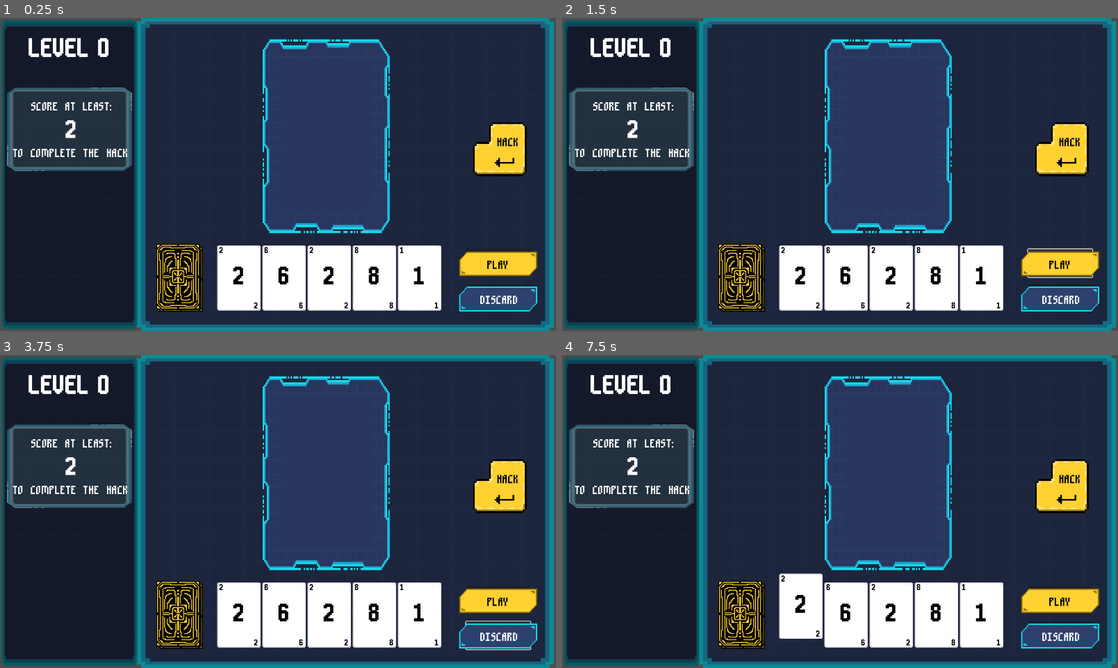
Above: before the commit, frames 1-4 (two rows, left to right).
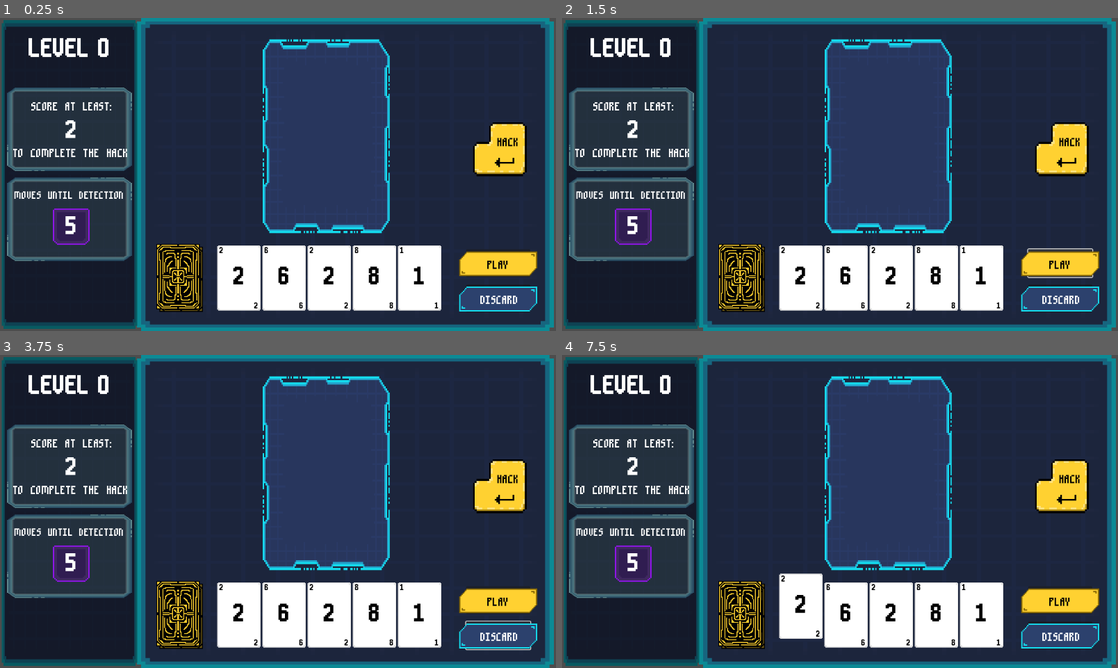
Above: after the commit, the same moments.

Repository: hd2802/stack-demon
Game: Godot game, scene res://_Scenes/level.tscn
The game is run twice, just before and just after one commit, with the same random seed, the same clock (stepped at 60 frames per second) and the same inputs.
Inputs (mouse positions are in pixels of both pictures, inside the frame that each line leads up to):
- Up to frame 1 (0.25 s): no input
- Up to frame 2 (1.5 s): click "DISCARD" at 0.5 s; click "PLAY" at 1.25 s
- Up to frame 3 (3.75 s): click "PLAY" at 2 s; click "HACK" at 2.75 s; click "DISCARD" at 3.5 s
- Up to frame 4 (7.5 s): click "HACK" at 4.25 s; click "PLAY" at 5 s; click "DISCARD" at 5.75 s; click "HACK" at 6.5 s; tap Enter at 7.25 s; move the mouse to (801, 614) at 7.27 s; click (801, 614) at 7.42 s

The runs differ from the first frame. In frame 1, 2.3% of the frame differs, in the area x 1-24%, y 50-78%; in frame 2, 2.3%; in frame 3, 2.3%; in frame 4, 2.3%.

Commit message:
feat: add move counter

Diff:
--- a/_Scenes/level.tscn
+++ b/_Scenes/level.tscn
@@ -15,6 +15,8 @@
 [ext_resource type="Script" path="res://_Scripts/Target/target.gd" id="8_a82j4"]
 [ext_resource type="Script" path="res://_Scripts/Deck/deck.gd" id="14_8gfyp"]
 [ext_resource type="Texture2D" uid="uid://daxmqeqlsy35q" path="res://Assets/Sprites/deck.png" id="14_p3q1b"]
+[ext_resource type="Script" path="res://_Scripts/Moves/moves.gd" id="16_do005"]
+[ext_resource type="Texture2D" uid="uid://btbvabwt5xyfm" path="res://Assets/Sprites/UI_Hologram_Slot_Available_02a.png" id="16_mna31"]
 
 [sub_resource type="StyleBoxEmpty" id="StyleBoxEmpty_o3wyf"]
 
@@ -42,6 +44,12 @@
 [node name="TargetPanel" type="Sprite2D" parent="."]
 modulate = Color(0.552956, 0.552956, 0.552956, 1)
 position = Vector2(160, 256)
+scale = Vector2(3, 2)
+texture = ExtResource("3_hi0id")
+
+[node name="MovesPanel" type="Sprite2D" parent="."]
+modulate = Color(0.552956, 0.552956, 0.552956, 1)
+position = Vector2(160, 463)
 scale = Vector2(3, 2)
 texture = ExtResource("3_hi0id")
 
@@ -207,6 +215,45 @@
 position = Vector2(50, 75)
 texture = ExtResource("14_p3q1b")
 
+[node name="MovesLabel" type="Label" parent="."]
+offset_left = 22.0
+offset_top = 377.0
+offset_right = 297.0
+offset_bottom = 431.0
+theme = ExtResource("7_5tmqg")
+theme_override_font_sizes/font_size = 46
+text = "MOVES UNTIL DETECTION"
+horizontal_alignment = 1
+vertical_alignment = 1
+
+[node name="Moves" type="Control" parent="."]
+layout_mode = 3
+anchors_preset = 0
+offset_left = 132.0
+offset_top = 450.0
+offset_right = 196.0
+offset_bottom = 514.0
+script = ExtResource("16_do005")
+
+[node name="MovesSprite" type="Sprite2D" parent="Moves"]
+position = Vector2(32, 30)
+scale = Vector2(3, 3)
+texture = ExtResource("16_mna31")
+
+[node name="TargetSprite" type="Sprite2D" parent="Moves"]
+position = Vector2(32, 30)
+scale = Vector2(3, 3)
+texture = ExtResource("16_mna31")
+
+[node name="Label" type="Label" parent="Moves"]
+layout_mode = 0
+offset_right = 64.0
+offset_bottom = 64.0
+theme = ExtResource("5_bsc3n")
+horizontal_alignment = 1
+vertical_alignment = 1
+
+[connection signal="move" from="Hand" to="." method="_on_hand_move"]
 [connection signal="pressed" from="PlayCardButton" to="Hand" method="_on_play_card_button_pressed"]
 [connection signal="pressed" from="DiscardButton" to="Hand" method="_on_discard_button_pressed"]
 [connection signal="pressed" from="StackCalculationButton" to="Stack" method="_on_stack_calculation_button_pressed"]
--- a/_Scripts/Hand/hand.gd
+++ b/_Scripts/Hand/hand.gd
@@ -14,6 +14,8 @@
 const HAND_SIZE = 5
 
 signal card_played(card: Card)
+
+signal move()
 
 func _ready():
 	pass
@@ -56,12 +58,15 @@
 	else:
 		card_played.emit(selected_card)
 		selected_card.queue_free()
+		move.emit()
 		selected_card = null
+		add_random_card()
 
 func _on_discard_button_pressed() -> void:
 	if selected_card:
 		selected_card.queue_free()
 		selected_card = null
+		move.emit()
 		add_random_card()
 	else:
 		pass
--- a/_Scripts/Level/level.gd
+++ b/_Scripts/Level/level.gd
@@ -7,6 +7,7 @@
 var stack_node : Stack
 var hand_node : Hand
 var target_node : Target
+var move_node : Moves
 
 func _ready() -> void:
 	# Placeholder for testing and debugging
@@ -28,5 +29,12 @@
 	target_node = self.get_node("Target")
 	target_node.initialise_target(level_data.target_state)
 
+	move_node = self.get_node("Moves")
+	move_node.initialise_move_counter()
+
 func _process(delta: float) -> void:
 	pass
+
+
+func _on_hand_move() -> void:
+	move_node.decrement_move_counter()
--- /dev/null
+++ b/_Scripts/Moves/moves.gd
@@ -0,0 +1,16 @@
+extends Node
+class_name Moves
+
+var label : Label
+
+var moves : int
+
+
+func initialise_move_counter() -> void:
+	label = self.get_node("Label")
+	moves = 5
+	label.text = str(moves)
+
+func decrement_move_counter() -> void:
+	moves-=1
+	label.text = str(moves)
Binary file added: Assets/Sprites/UI_Hologram_Slot_Available_02a.png
Not shown, added: Assets/Sprites/UI_Hologram_Slot_Available_02a.png.import
Not shown: 1 places in _Scenes/level.tscn that only renumber resources
